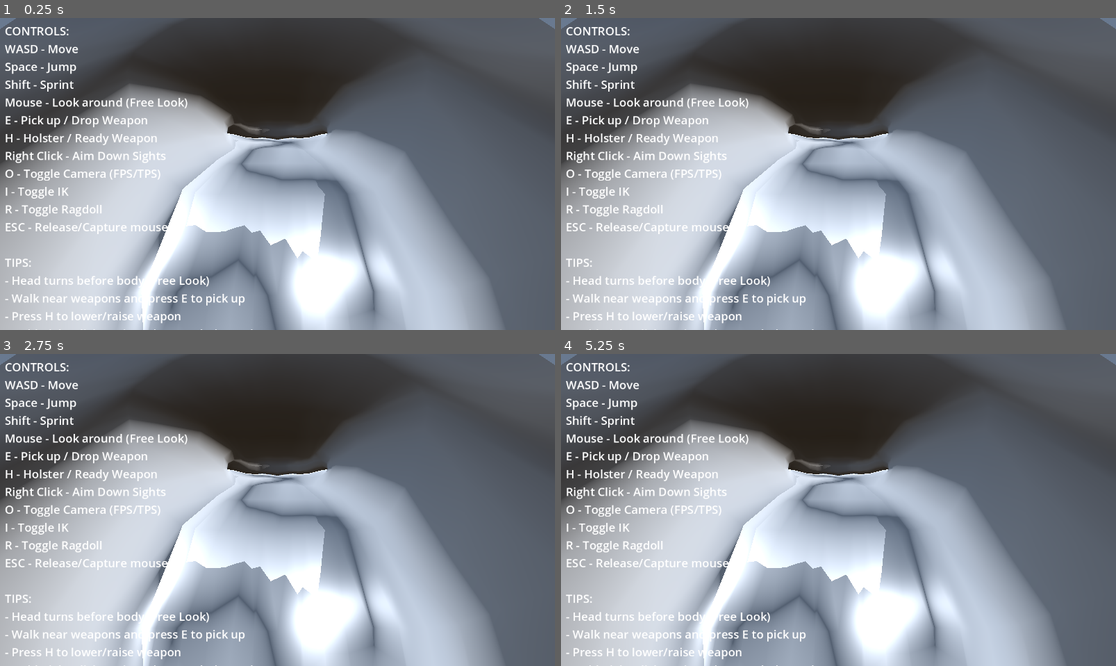
Above: before the commit, frames 1-4 (two rows, left to right).
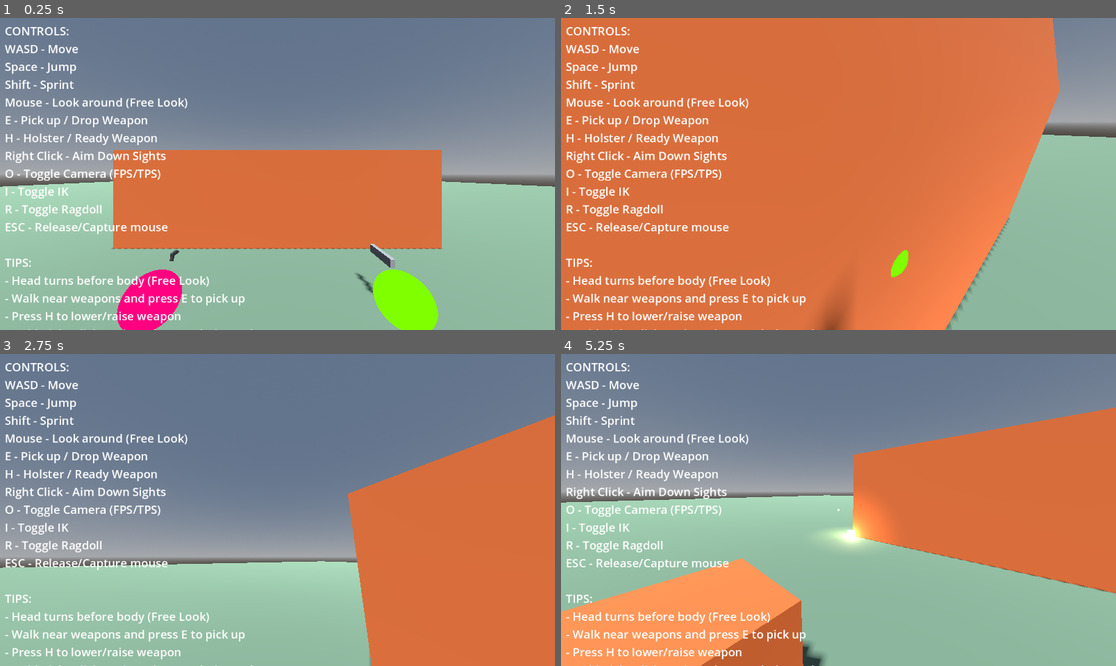
Above: after the commit, the same moments.

Repository: lmf-git/fpsikanimragdoll
Game: Godot game, scene res://world.tscn
Same seed, same stepped clock (60 frames per second), same inputs: the game is played once before the commit and once after it.
Inputs (mouse positions are in pixels of both pictures, inside the frame that each line leads up to):
- Up to frame 1 (0.25 s): no input
- Up to frame 2 (1.5 s): tap Enter at 0.5 s; move the mouse to (810, 236) at 0.52 s; hold W (move_forward) 0.53-1.25 s; hold Shift (sprint) 0.53-1.25 s; click (810, 236) at 0.67 s; tap Space (jump) at 0.77 s; drag from (1005, 220) to (810, 236) at 1.27 s
- Up to frame 3 (2.75 s): move the mouse to (111, 463) at 2.02 s; hold A (move_left) from 2.03 s (still down); hold I (toggle_ik) from 2.03 s (still down)
- Up to frame 4 (5.25 s): release A (move_left) at 2.75 s; release I (toggle_ik) at 2.75 s; drag from (866, 510) to (672, 463) at 2.77 s; move the mouse to (755, 432) at 3.52 s; hold S (move_back) 3.53-4.25 s; tap E at 3.6 s; tap Space (jump) at 3.77 s; drag from (960, 494) to (755, 432) at 4.27 s; move the mouse to (727, 525) at 5.02 s; hold W (move_forward) from 5.03 s (still down); tap H at 5.1 s; click (727, 525) at 5.17 s

The runs differ from the first frame. In frame 1, 93% of the frame differs, in the area x 0-100%, y 0-100%; in frame 2, 97%; in frame 3, 93%; in frame 4, 94%.
Error before the commit: Parse Error: There is already a variable named "active_camera" declared in this scope. (res://character_controller.gd:2086)

Commit message:
Fix duplicate active_camera variable declaration

Diff:
--- a/character_controller.gd
+++ b/character_controller.gd
@@ -2082,39 +2082,37 @@
 
 	# FINGER POSITIONING: Position finger targets around a fixed grip position
 	# Define grip position based on hand target and camera aim (independent of weapon)
-	if equipped_weapon and right_hand_target:
-		var active_camera = fps_camera if camera_mode == 0 else tps_camera
-		if active_camera:
-			var right_thumb_target = ik_targets_node.get_node_or_null("RightThumbTarget")
-			var right_index_target = ik_targets_node.get_node_or_null("RightIndexTarget")
-			var right_middle_target = ik_targets_node.get_node_or_null("RightMiddleTarget")
-
-			# Calculate grip position from camera aim direction
-			var camera_forward = -active_camera.global_transform.basis.z
-			var camera_right = active_camera.global_transform.basis.x
-			var camera_up = active_camera.global_transform.basis.y
-
-			# Create grip basis aligned with camera aim
-			var grip_basis = Basis(camera_right, camera_up, -camera_forward)
-
-			# Grip position is at hand target
-			var grip_center = right_hand_target.global_position
-
-			# Position fingers around grip center with fixed offsets
-			# Thumb wraps around left side of grip
-			if right_thumb_target:
-				var thumb_offset = grip_basis * Vector3(-0.04, -0.02, 0.0)  # Left and down
-				right_thumb_target.global_position = grip_center + thumb_offset
-
-			# Index finger wraps around front/right of grip (trigger finger)
-			if right_index_target:
-				var index_offset = grip_basis * Vector3(0.03, -0.03, -0.02)  # Right, down, back (trigger)
-				right_index_target.global_position = grip_center + index_offset
-
-			# Middle finger wraps around right side of grip
-			if right_middle_target:
-				var middle_offset = grip_basis * Vector3(0.04, -0.04, 0.0)  # Right and down
-				right_middle_target.global_position = grip_center + middle_offset
+	if equipped_weapon and right_hand_target and active_camera:
+		var right_thumb_target = ik_targets_node.get_node_or_null("RightThumbTarget")
+		var right_index_target = ik_targets_node.get_node_or_null("RightIndexTarget")
+		var right_middle_target = ik_targets_node.get_node_or_null("RightMiddleTarget")
+
+		# Calculate grip position from camera aim direction
+		var camera_forward = -active_camera.global_transform.basis.z
+		var camera_right = active_camera.global_transform.basis.x
+		var camera_up = active_camera.global_transform.basis.y
+
+		# Create grip basis aligned with camera aim
+		var grip_basis = Basis(camera_right, camera_up, -camera_forward)
+
+		# Grip position is at hand target
+		var grip_center = right_hand_target.global_position
+
+		# Position fingers around grip center with fixed offsets
+		# Thumb wraps around left side of grip
+		if right_thumb_target:
+			var thumb_offset = grip_basis * Vector3(-0.04, -0.02, 0.0)  # Left and down
+			right_thumb_target.global_position = grip_center + thumb_offset
+
+		# Index finger wraps around front/right of grip (trigger finger)
+		if right_index_target:
+			var index_offset = grip_basis * Vector3(0.03, -0.03, -0.02)  # Right, down, back (trigger)
+			right_index_target.global_position = grip_center + index_offset
+
+		# Middle finger wraps around right side of grip
+		if right_middle_target:
+			var middle_offset = grip_basis * Vector3(0.04, -0.04, 0.0)  # Right and down
+			right_middle_target.global_position = grip_center + middle_offset
 
 	# LEFT ARM: Position elbow and wrist targets to follow hand target
 	if left_hand_target and left_elbow_target and left_wrist_target:
